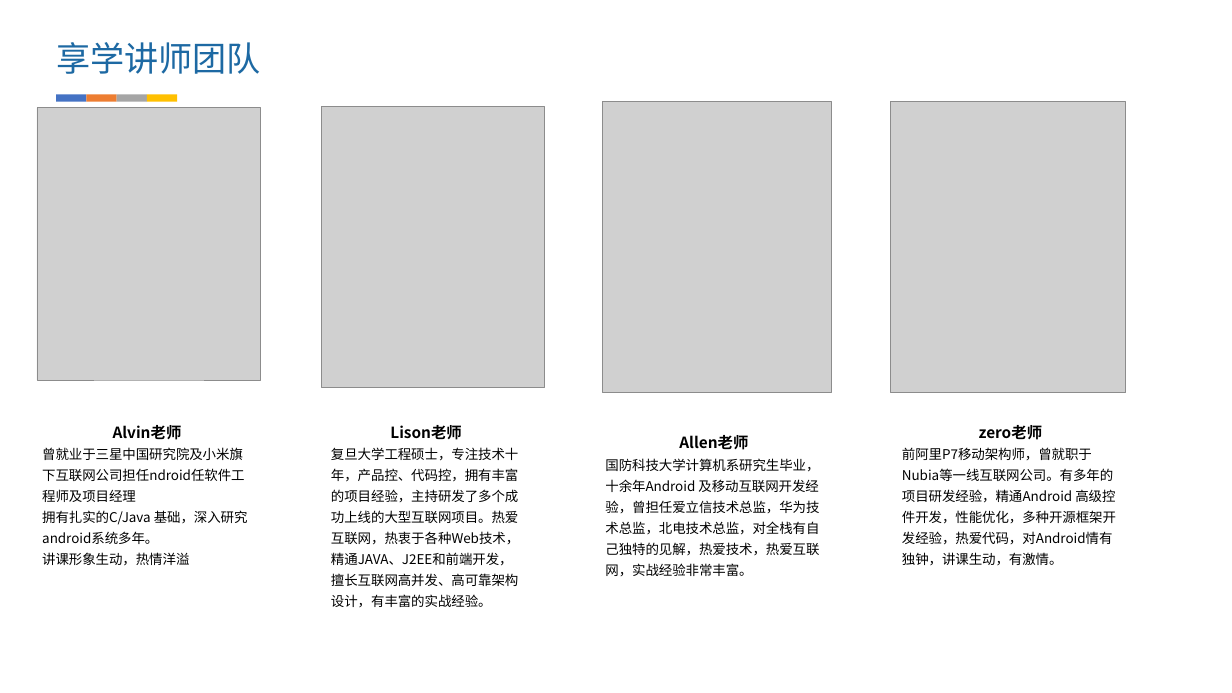
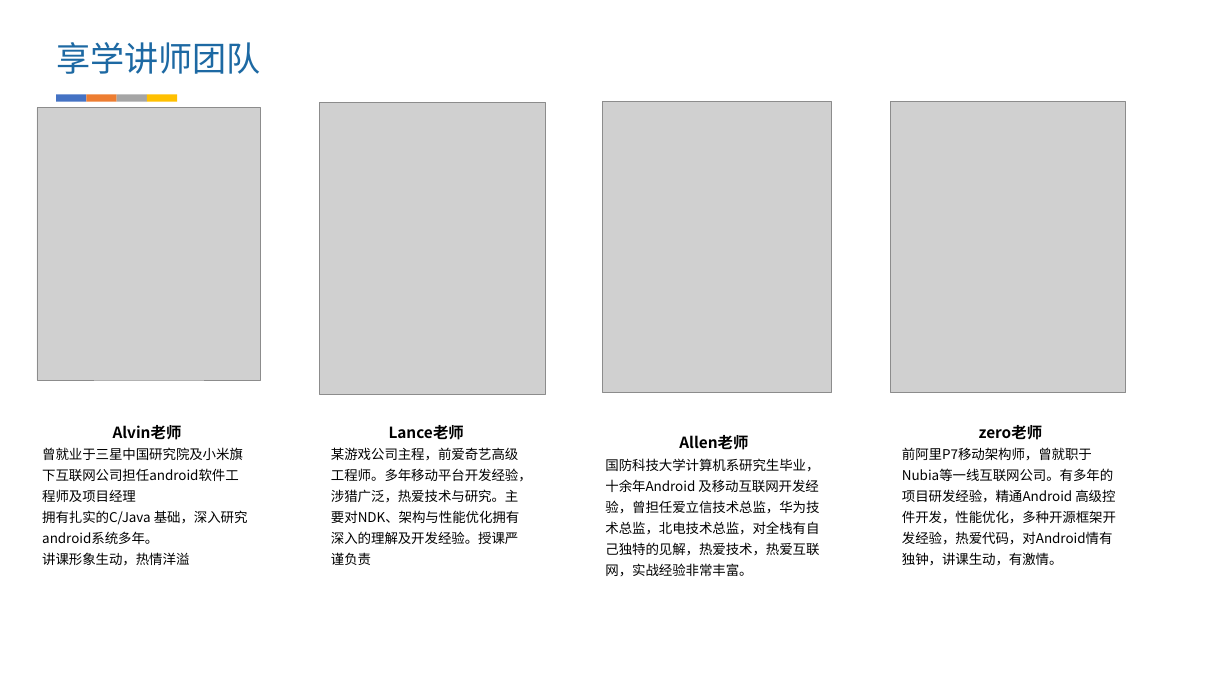
Before and after one commit to fanzhangvip/xiangxue, a slide deck: slide 3 of doc/ppt/navigation实战.pptx. Drawn at 1232x693 pixels with LibreOffice and Linux fonts; fonts in the diff are those of the drawing; grey boxes stand for pictures; background and template pictures are left out. Boxes give left, top, right and bottom in pixels: in the first picture for what was removed or moved away, otherwise in the second. Text is boxed around its words. In the diff, an @@ line names an element or a change of style, - is before the commit and + after.

```diff
--- a/doc/ppt/navigation实战.pptx
+++ b/doc/ppt/navigation实战.pptx
@@ picture: place and size @@
-picture at box(322, 106, 544, 388)
+picture at box(319, 103, 545, 395)
@@ text at box(42, 447, 243, 481): text changed @@
-曾就业于三星中国研究院及小米旗下互联网公司担任ndroid任软件工程师及项目经理
+曾就业于三星中国研究院及小米旗下互联网公司担任android软件工程师及项目经理
@@ text at box(331, 425, 532, 565): text changed @@
-Lison老师
-复旦大学工程硕士，专注技术十年，产品控、代码控，拥有丰富的项目经验，主持研发了多个成功上线的大型互联网项目。热爱互联网，热衷于各种Web技术，精通JAVA、J2EE和前端开发，擅长互联网高并发、高可靠架构设计，有丰富的实战经验。
+Lance老师
+某游戏公司主程，前爱奇艺高级工程师。多年移动平台开发经验，涉猎广泛，热爱技术与研究。主要对NDK、架构与性能优化拥有深入的理解及开发经验。授课严谨负责
```
Also in this commit, not shown: 7 other files.
